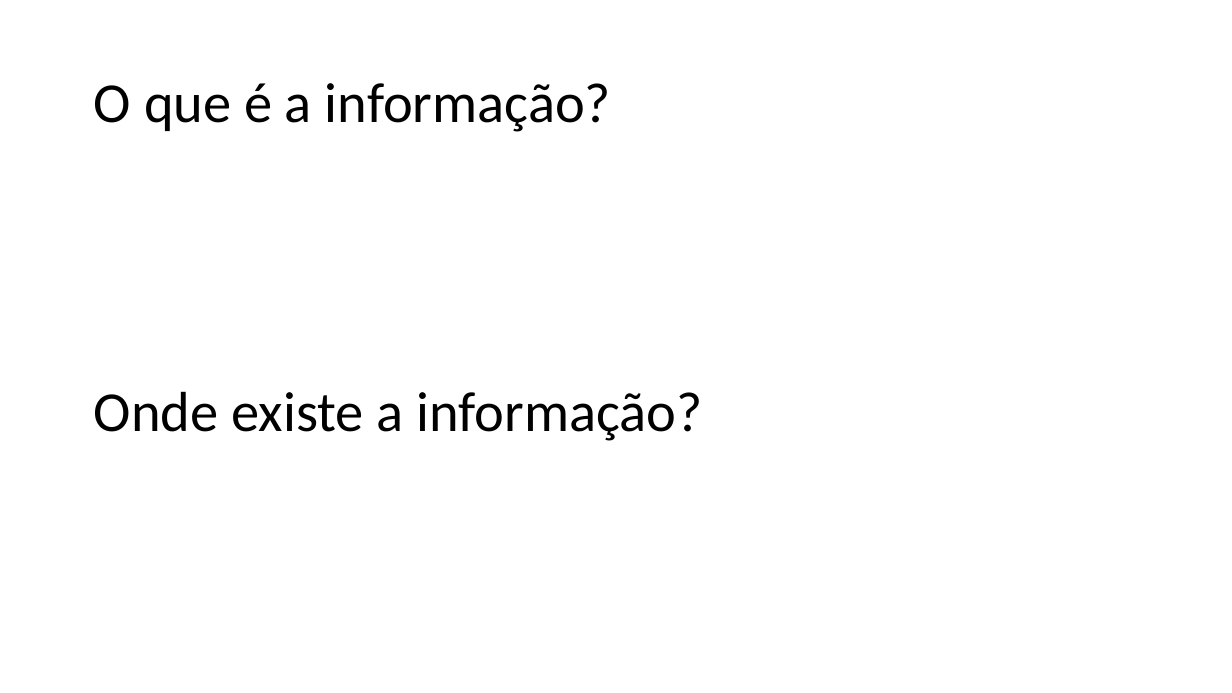
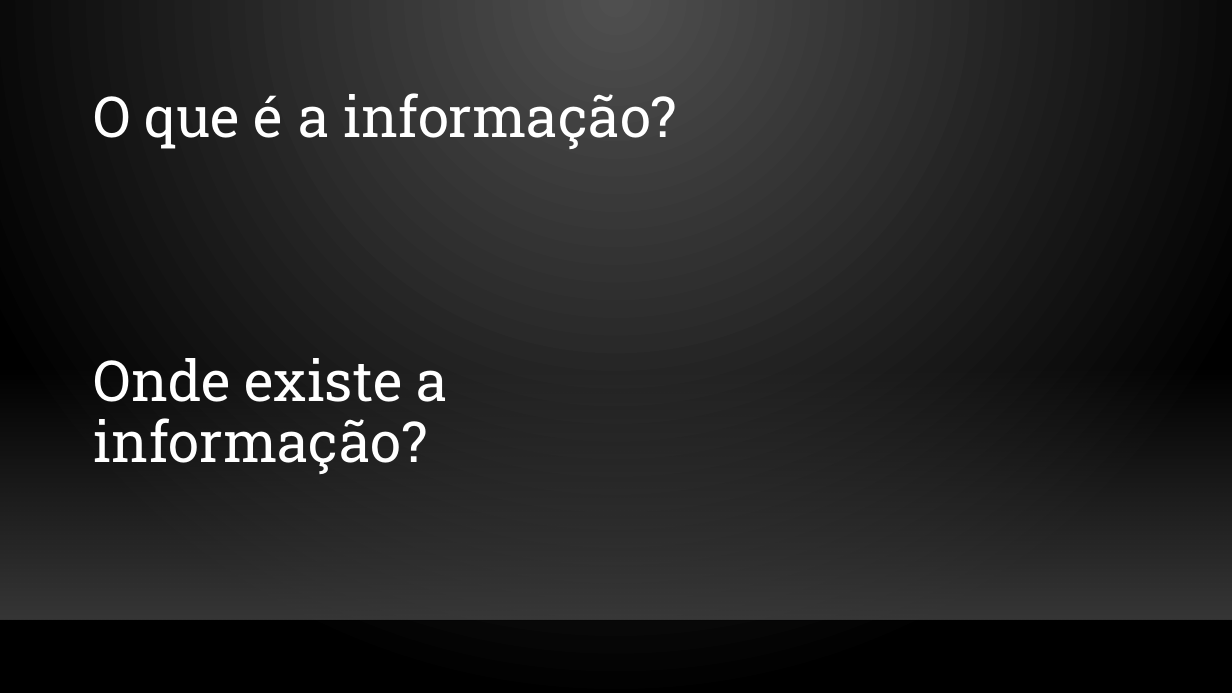
Before and after one commit to inesamil/projeto, a slide deck: slide 2 of Documentos/4. Apresentação Individual/Nuno/Apresentação.pptx. Drawn at 1232x693 pixels with LibreOffice and Linux fonts; fonts in the diff are those of the drawing; background and template pictures are left out. Boxes give left, top, right and bottom in pixels: in the first picture for what was removed or moved away, otherwise in the second. Text is boxed around its words. In the diff, an @@ line names an element or a change of style, - is before the commit and + after.

```diff
--- a/Documentos/4. Apresentação Individual/Nuno/Apresentação.pptx
+++ b/Documentos/4. Apresentação Individual/Nuno/Apresentação.pptx
@@ background #FFFFFF to gradient #505050 to #000000 @@
@@ text "O que é a informação?": place and size @@
-text "O que é a informação?" at box(94, 83, 611, 132)
+text "O que é a informação?" at box(94, 93, 677, 149)
@@ text "O que é a informação?" at box(94, 93, 677, 149): font Calibri to Roboto Slab, text colour #000000 to #FFFFFF; line spacing 0.9 to 1; vertical alignment middle to top @@
@@ text "Onde existe a informação?" at box(94, 358, 447, 474): font Calibri to Roboto Slab, text colour #000000 to #FFFFFF @@
@@ rectangle added at box(0, 366, 1232, 619), fill gradient #454545 @@
@@ line added from (0, 620) to (1232, 620), #000001 1 pt @@
```
Also in this commit, not shown: 2 other slides changed, 4 slides added, 1 slide removed, 3 other files.
